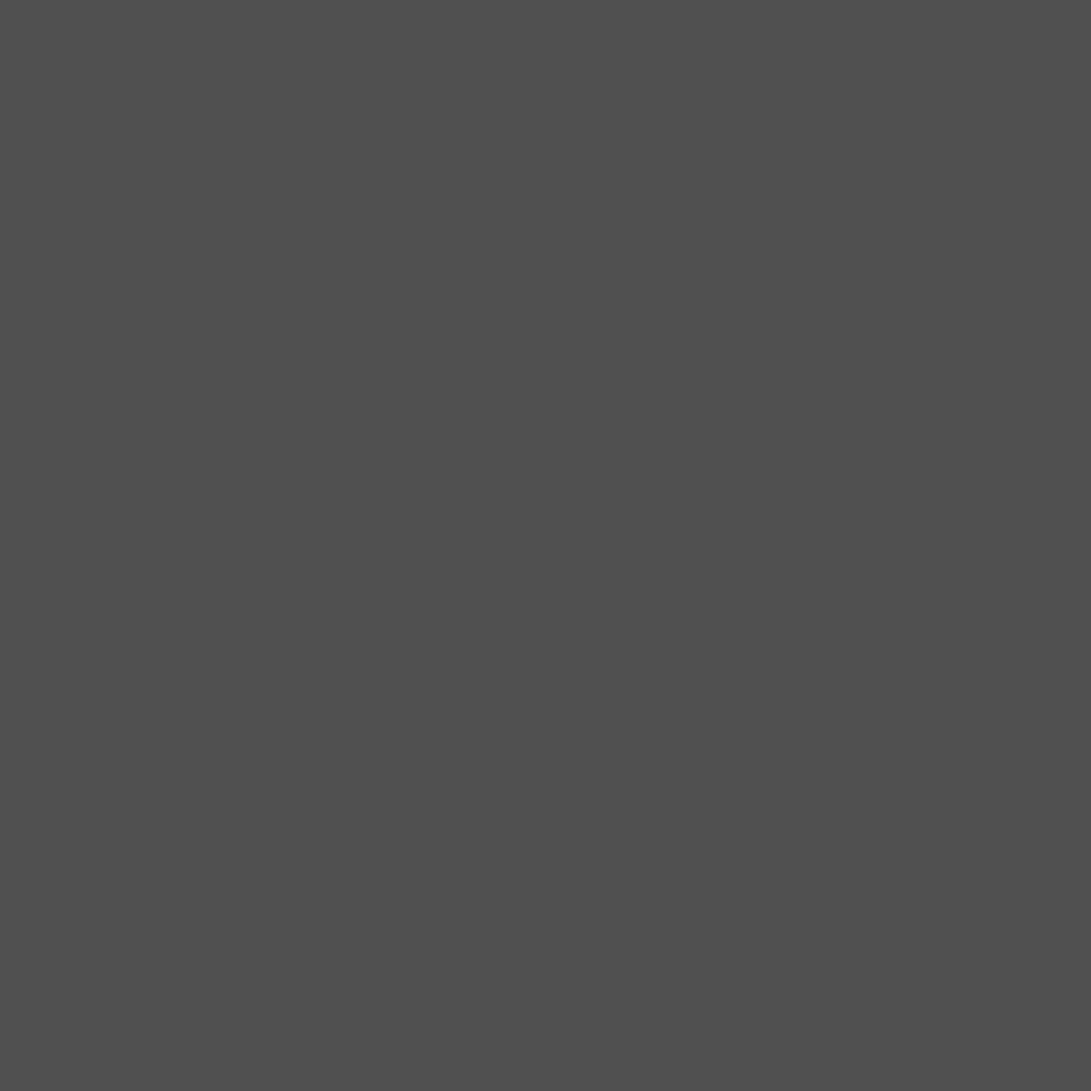
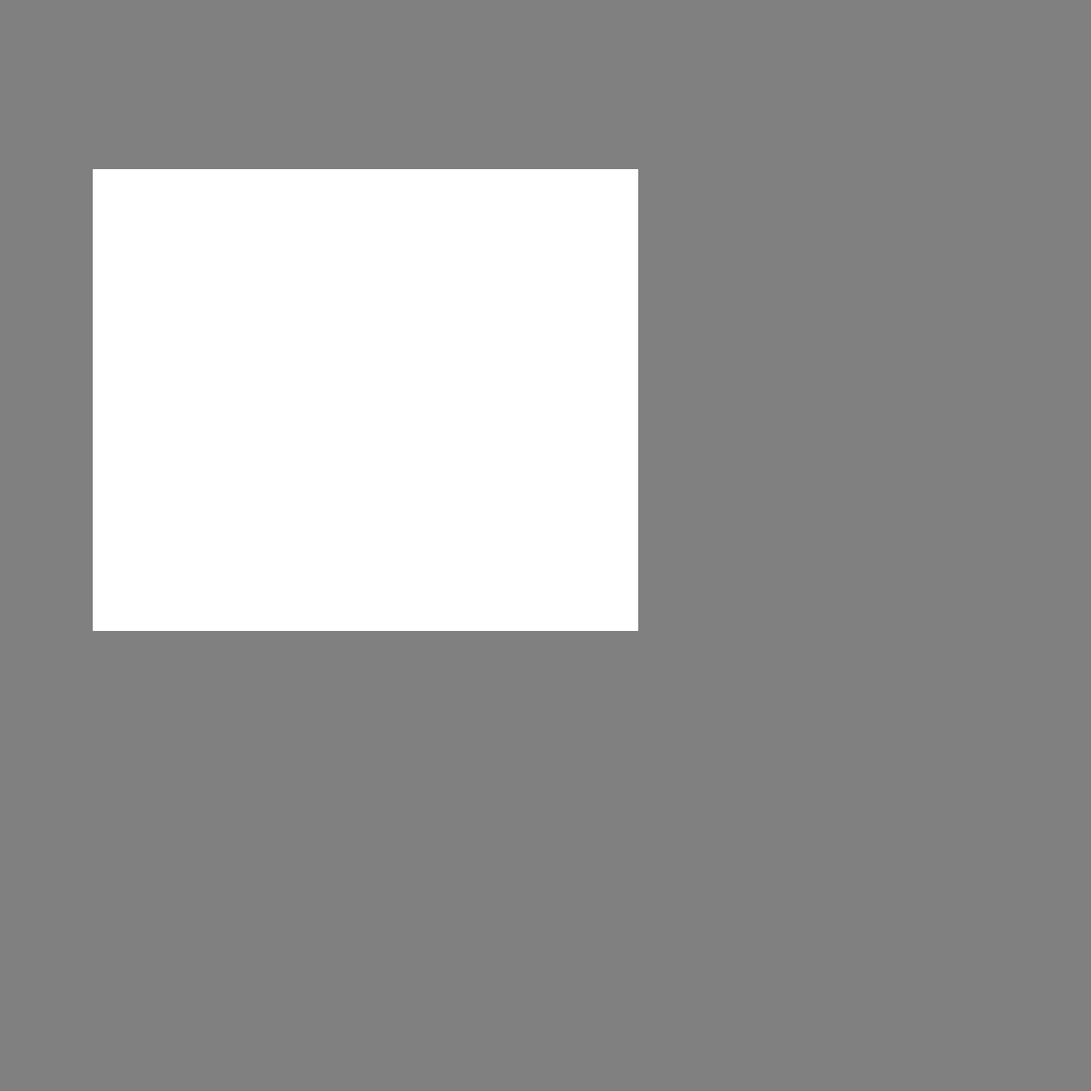
Two versions of the same layered image (1091 × 1091). Layer-by-layer changes:
hid "Layer 2", opacity 53% → 100% over <box>0,0,1091,1091</box>
painted on "Layer 1" over <box>92,169,639,632</box>
